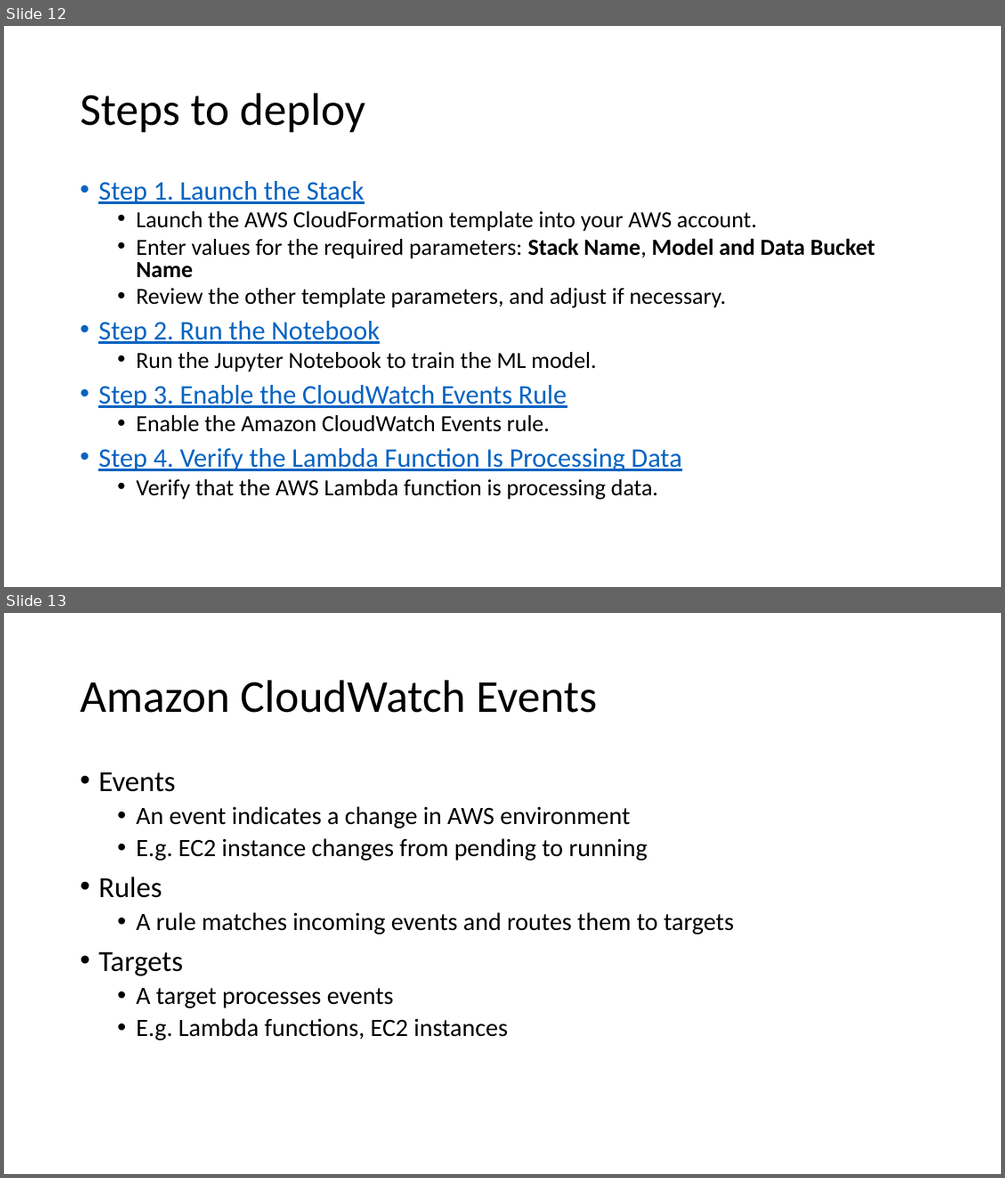
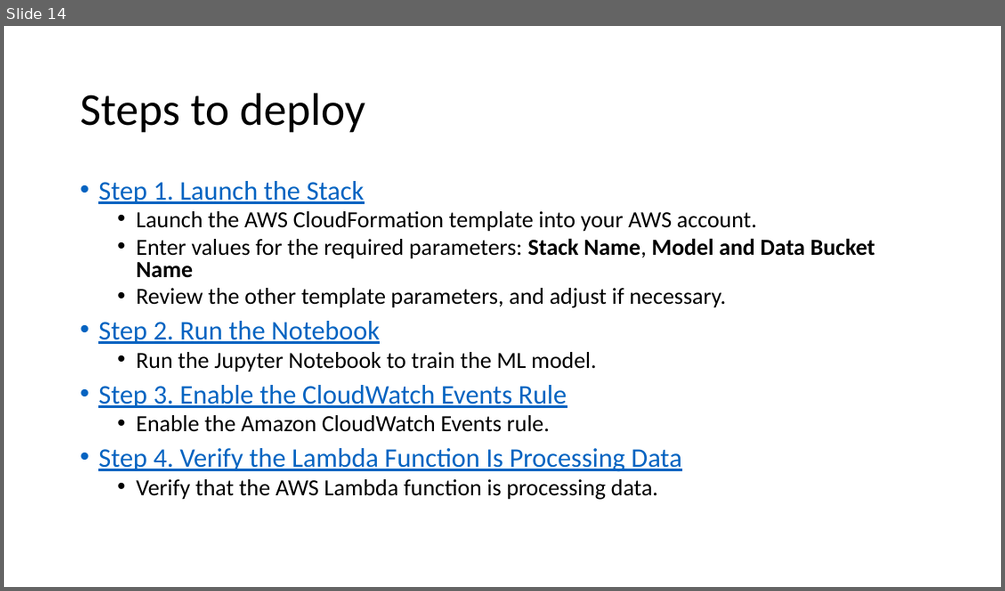
Before and after one commit to xuan0802/iot_slide, a slide deck: IoT analytics.pptx. Shown one above the other, each under a label of ours: slides 12 and 13 before the commit, slide 14 after it. The pictures are 1005x1178 and 1005x591 pixels, drawn with LibreOffice and Linux fonts; fonts in the diff are those of the drawing. Boxes give left, top, right and bottom in pixels: in the first picture for what was removed or moved away, otherwise in the second. Text is boxed around its words. In the diff, an @@ line names an element or a change of style, - is before the commit and + after.

Commit message:
remove two last slides

```diff
--- a/IoT analytics.pptx
+++ b/IoT analytics.pptx
@@ slide 13 removed at (4,613,1001,1174), background #FFFFFF @@
@@ title removed at (80,680,597,713) @@
-Amazon CloudWatch Events
@@ text removed at (98,772,734,1040) @@
-• Events
-  • An event indicates a change in AWS environment
-  • E.g. EC2 instance changes from pending to running
-• Rules
-  • A rule matches incoming events and routes them to targets
-• Targets
-  • A target processes events
-  • E.g. Lambda functions, EC2 instances
@@ what was slide 12 is now slide 14 @@
```
Also in this commit, not shown: 3 slides changed, 2 slides added, 1 other slide removed.
